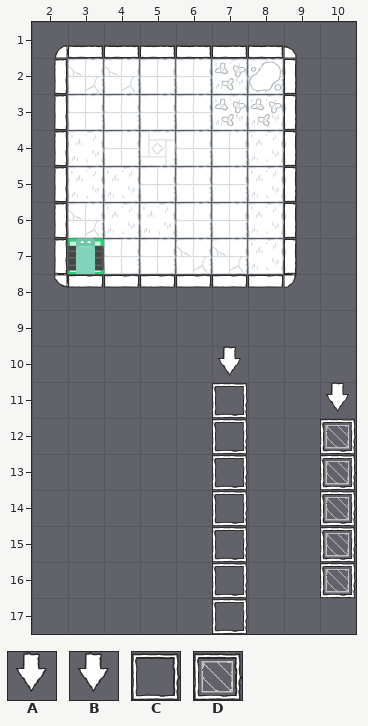
One commit to this Tiled map: android/assets/stages/stack_normal.tmx. Above, as it was before the edit.
Cells are 64x64 px. Shown: x 2..10, y 1..17.
Key: from "tileset": A 12 "button", B 13 "button", C 15 "control", D 16 "control".
_ is an empty cell.
Layers that did not change in this view are not listed.
Layer "controls" before, first column x 2:
 1 _________
 2 _________
 3 _________
 4 _________
 5 _________
 6 _________
 7 _________
 8 _________
 9 _________
10 _____B___
11 _____C__A
12 _____C__D
13 _____C__D
14 _____C__D
15 _____C__D
16 _____C__D
17 _____C___
Now the later version:
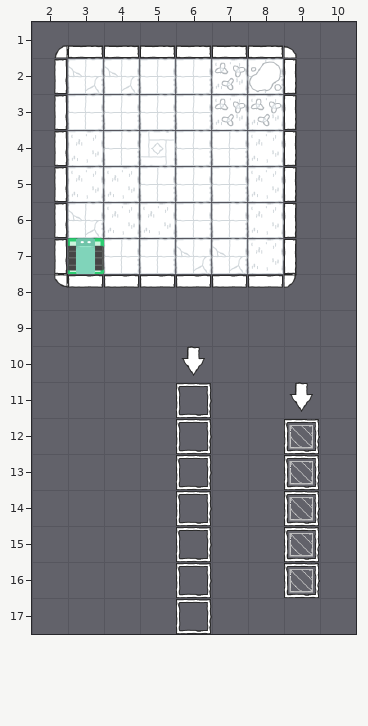
Diff:
Layer "controls":
y 10: x 6..7 _B -> B_
y 11: x 6..7 _C -> C_; x 9..10 _A -> A_
y 12..16: x 6..7 _C -> C_; x 9..10 _D -> D_
y 17: x 6..7 _C -> C_
